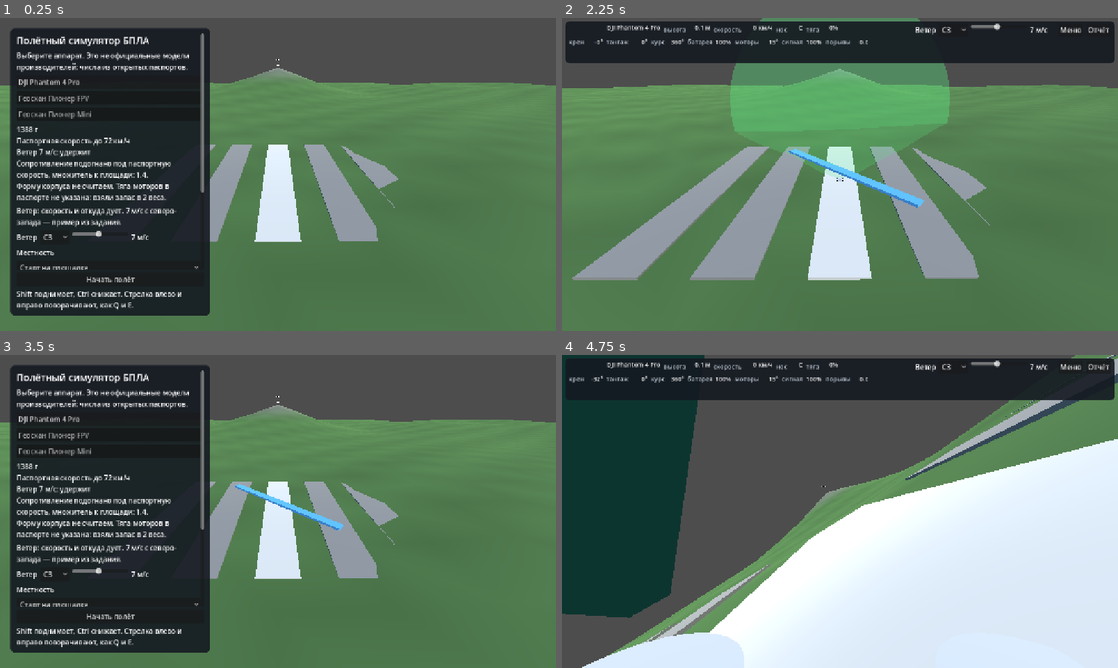
Above: before the commit, frames 1-4 (two rows, left to right).
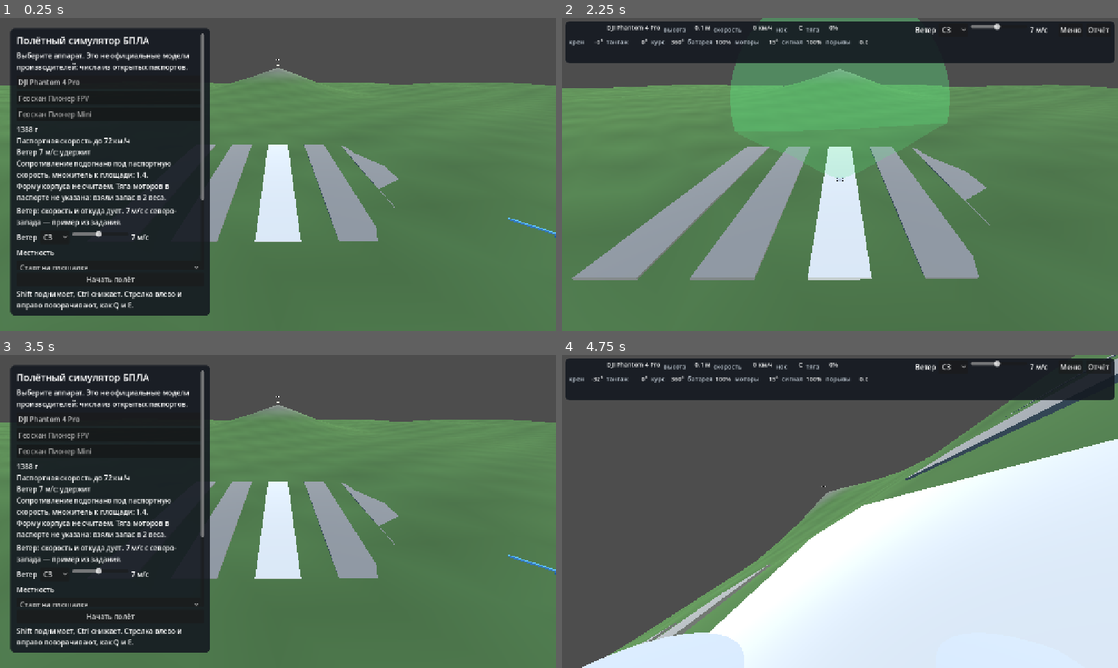
Above: after the commit, the same moments.

Repository: Melkor-code/infoteh
Game: Godot game, scene res://scenes/main.tscn
The game is run twice, just before and just after one commit, with the same random seed, the same clock (stepped at 60 frames per second) and the same inputs.
Inputs (mouse positions are in pixels of both pictures, inside the frame that each line leads up to):
- Up to frame 1 (0.25 s): no input
- Up to frame 2 (2.25 s): click "Старт на площадке" at 0.5 s; click "Старт на площадке" at 1.25 s; click "Начать полёт" at 2 s
- Up to frame 3 (3.5 s): click "Меню" at 2.75 s
- Up to frame 4 (4.75 s): click "Начать полёт" at 3.5 s; tap Enter at 4.25 s; move the mouse to (962, 495) at 4.27 s; hold D from 4.28 s (still down); tap C at 4.35 s; click (962, 495) at 4.42 s

The runs differ from the first frame. In frame 1, less than 0.1% of the frame differs, in the area x 36-100%, y 55-71%; in frame 2, 0.6%; in frame 3, 0.5%; in frame 4, 15%, in the area x 0-26%, y 0-84%.

Commit message:
Убрать след и палки сил, ветер показать стрелкой.
Жёлтые шары и стержни тяги с весом закрывали аппарат. Направление ветра остаётся в расчёте и рисуется короткой стрелкой сбоку от площадки.

Co-authored-by: arena-agent <297053741+arena-agent@users.noreply.github.com>

Diff:
--- a/scripts/app.gd
+++ b/scripts/app.gd
@@ -28,7 +28,6 @@
 var precip := 0
 var air_temp := 15.0
 var turbulence_on := false
-var show_forces := true
 var camera_mode := 0
 var craft: Quadrotor
 var camera: Camera3D
@@ -39,9 +38,7 @@
 var ground_mat: StandardMaterial3D
 var slope_visual: Node3D
 var forest_root: Node3D
-var trail_root: Node3D
-var wind_arrow: MeshInstance3D
-var force_arrows: Dictionary = {}
+var wind_arrow: Node3D
 var log_lines: PackedStringArray = []
 var warned := false
 
@@ -64,7 +61,6 @@
 var gust := Vector3.ZERO
 var gust_target := Vector3.ZERO
 var gust_timer := 0.0
-var trail_timer := 0.0
 var status_flash := ""
 var status_flash_time := 0.0
 var flight_seconds := 0.0
@@ -116,7 +112,7 @@
 	min_battery = minf(min_battery, craft.battery * 100.0)
 	min_signal = minf(min_signal, craft.radio)
 	max_motor_temp = maxf(max_motor_temp, craft.motor_temp)
-	_update_forces()
+	_update_wind_arrow()
 	_update_hud()
 
 
@@ -129,7 +125,6 @@
 		if status_flash_time <= 0.0:
 			status_flash = ""
 	_place_precip()
-	_drop_trail(_delta)
 	_place_camera_cone()
 
 
@@ -191,9 +186,6 @@
 	_build_hill()
 	_build_pond()
 	_build_forest()
-	trail_root = Node3D.new()
-	add_child(trail_root)
-
 	var north := Label3D.new()
 	north.text = "СЕВЕР"
 	north.position = Vector3(0, 6.2, -72)
@@ -202,29 +194,7 @@
 	north.billboard = BaseMaterial3D.BILLBOARD_ENABLED
 	add_child(north)
 
-	wind_arrow = MeshInstance3D.new()
-	var arrow_mesh := BoxMesh.new()
-	arrow_mesh.size = Vector3(0.35, 0.08, 6.0)
-	wind_arrow.mesh = arrow_mesh
-	var arrow_mat := StandardMaterial3D.new()
-	arrow_mat.albedo_color = Color(0.35, 0.7, 0.95)
-	wind_arrow.material_override = arrow_mat
-	wind_arrow.position = Vector3(8, 0.4, 8)
-	add_child(wind_arrow)
-
-	for force_name in ["thrust", "drag", "weight"]:
-		var arrow := MeshInstance3D.new()
-		var cylinder := CylinderMesh.new()
-		cylinder.top_radius = 0.04
-		cylinder.bottom_radius = 0.04
-		cylinder.height = 1.0
-		arrow.mesh = cylinder
-		var material := StandardMaterial3D.new()
-		material.albedo_color = _force_color(force_name)
-		arrow.material_override = material
-		arrow.visible = false
-		add_child(arrow)
-		force_arrows[force_name] = arrow
+	_build_wind_arrow()
 
 	rain = _make_precip(420, 1.4, 9.0, 13.0, Vector2(0.03, 0.28), Color(0.75, 0.82, 0.9), Vector3(0, -8, 0))
 	snow = _make_precip(260, 2.4, 1.5, 3.0, Vector2(0.06, 0.06), Color(0.95, 0.96, 0.98), Vector3(0, -1.2, 0))
@@ -285,12 +255,6 @@
 	turb_box.focus_mode = Control.FOCUS_NONE
 	turb_box.toggled.connect(func(on: bool) -> void: turbulence_on = on)
 	menu_box.add_child(turb_box)
-	var force_box := CheckButton.new()
-	force_box.text = "Показать силы: тяга, вес, сопротивление"
-	force_box.button_pressed = true
-	force_box.focus_mode = Control.FOCUS_NONE
-	force_box.toggled.connect(func(on: bool) -> void: show_forces = on)
-	menu_box.add_child(force_box)
 	var start := Button.new()
 	start.text = "Начать полёт"
 	start.focus_mode = Control.FOCUS_NONE
@@ -399,7 +363,6 @@
 	status_flash = ""
 	gust = Vector3.ZERO
 	gust_target = Vector3.ZERO
-	_clear_trail()
 	_log("Старт: " + str(library.profiles[selected].get("display_name", "")))
 	_log("Местность: " + _terrain_name())
 	_log("Ветер %.0f м/с, откуда %s, воздух %.0f °C" % [wind_speed, _wind_from_name(), air_temp])
@@ -420,9 +383,6 @@
 	for key in hud_slots:
 		(hud_slots[key] as Label).text = ""
 	status_flash = ""
-	_clear_trail()
-	for arrow in force_arrows.values():
-		(arrow as Node3D).visible = false
 
 
 func _read_flight_input(delta: float) -> void:
@@ -493,36 +453,43 @@
 		warning_label.text = craft.warning
 
 
-func _update_forces() -> void:
+func _build_wind_arrow() -> void:
+	# Короткая стрелка сбоку от площадки. Раньше была длинная плашка через старт.
+	wind_arrow = Node3D.new()
+	var paint := _flat_color(Color(0.35, 0.7, 0.95))
+	var shaft := MeshInstance3D.new()
+	var shaft_mesh := BoxMesh.new()
+	shaft_mesh.size = Vector3(0.06, 0.04, 0.9)
+	shaft.mesh = shaft_mesh
+	shaft.position = Vector3(0.0, 0.02, 0.05)
+	shaft.material_override = paint
+	wind_arrow.add_child(shaft)
+	var head := MeshInstance3D.new()
+	var cone := CylinderMesh.new()
+	cone.top_radius = 0.0
+	cone.bottom_radius = 0.1
+	cone.height = 0.28
+	head.mesh = cone
+	# look_at направляет минус Z по ветру, поэтому остриё смотрит туда же.
+	head.rotation_degrees = Vector3(-90.0, 0.0, 0.0)
+	head.position = Vector3(0.0, 0.02, -0.48)
+	head.material_override = paint
+	wind_arrow.add_child(head)
+	add_child(wind_arrow)
+	_update_wind_arrow()
+
+
+func _update_wind_arrow() -> void:
+	if wind_arrow == null:
+		return
 	var blow := _wind_vector()
 	wind_arrow.visible = blow.length() > 0.2
-	if wind_arrow.visible:
-		wind_arrow.position = Vector3(0.0, 0.45, 0.0)
-		wind_arrow.look_at(wind_arrow.position + Vector3(blow.x, 0.0, blow.z), Vector3.UP)
-	if craft == null:
-		return
-	var show_arrows := show_forces and craft.motors_on
-	_place_force("thrust", craft.thrust_force, show_arrows)
-	_place_force("drag", craft.drag_force, show_arrows)
-	_place_force("weight", craft.weight_force, show_arrows)
-
-
-func _place_force(force_name: String, force: Vector3, show_arrow: bool) -> void:
-	var arrow := force_arrows[force_name] as MeshInstance3D
-	var length := force.length()
-	if not show_arrow or length < 0.05:
-		arrow.visible = false
-		return
-	arrow.visible = true
-	var shown := force / maxf(float(craft.model.get("weight", 1.0)), 0.1) * 1.4
-	var shown_len := maxf(shown.length(), 0.15)
-	var direction := shown.normalized()
-	var up := Vector3.UP
-	if absf(direction.dot(up)) > 0.95:
-		up = Vector3.RIGHT
-	var side := direction.cross(up).normalized()
-	var arrow_basis := Basis(side, direction, side.cross(direction).normalized())
-	arrow.transform = Transform3D(arrow_basis.scaled(Vector3(1.0, shown_len, 1.0)), craft.position + Vector3(0, 0.3, 0) + direction * shown_len * 0.5)
+	if not wind_arrow.visible:
+		return
+	var spot := Vector3(6.5, 0.0, 4.0)
+	spot.y = _sample_height(spot.x, spot.z) + 0.12
+	wind_arrow.position = spot
+	wind_arrow.look_at(spot + Vector3(blow.x, 0.0, blow.z), Vector3.UP)
 
 
 func _place_camera() -> void:
@@ -830,36 +797,6 @@
 		hail.emitting = flying and precip == 3
 
 
-func _drop_trail(delta: float) -> void:
-	if trail_root == null or not flying or craft == null or not craft.airborne:
-		return
-	trail_timer -= delta
-	if trail_timer > 0.0:
-		return
-	trail_timer = 0.35
-	var mark := MeshInstance3D.new()
-	var sphere := SphereMesh.new()
-	sphere.radius = 0.07
-	sphere.height = 0.14
-	mark.mesh = sphere
-	mark.position = craft.position
-	mark.material_override = _flat_color(Color(0.95, 0.78, 0.2))
-	trail_root.add_child(mark)
-	if trail_root.get_child_count() > 70:
-		var oldest := trail_root.get_child(0)
-		trail_root.remove_child(oldest)
-		oldest.free()
-
-
-func _clear_trail() -> void:
-	if trail_root == null:
-		return
-	while trail_root.get_child_count() > 0:
-		var child := trail_root.get_child(0)
-		trail_root.remove_child(child)
-		child.free()
-
-
 func _update_gust(delta: float) -> void:
 	gust_timer -= delta
 	if gust_timer <= 0.0:
@@ -1156,13 +1093,3 @@
 	label.autowrap_mode = TextServer.AUTOWRAP_WORD_SMART
 	label.custom_minimum_size = Vector2(420, 0)
 	return label
-
-
-func _force_color(force_name: String) -> Color:
-	match force_name:
-		"thrust":
-			return Color(0.3, 0.85, 0.45)
-		"drag":
-			return Color(0.35, 0.65, 1.0)
-		_:
-			return Color(0.95, 0.45, 0.35)
Not shown, changed: docs/kak-zapustit.md
